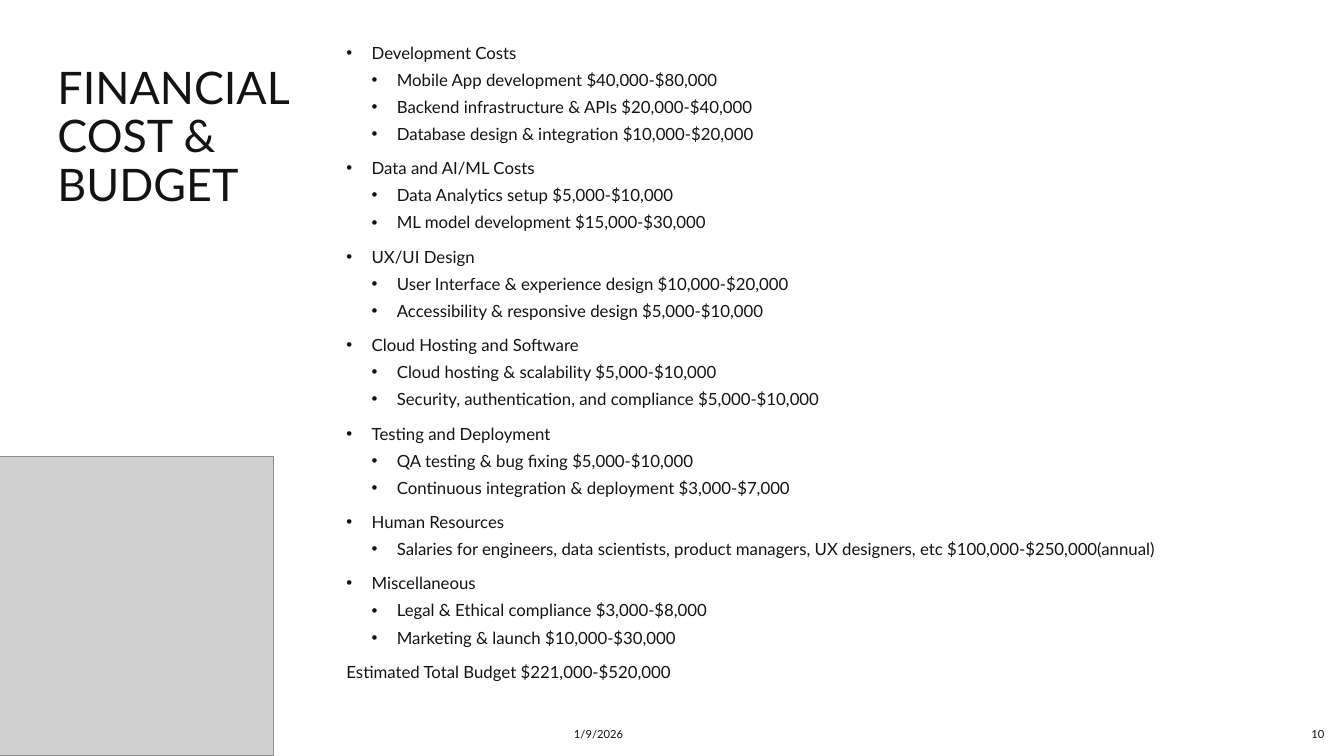
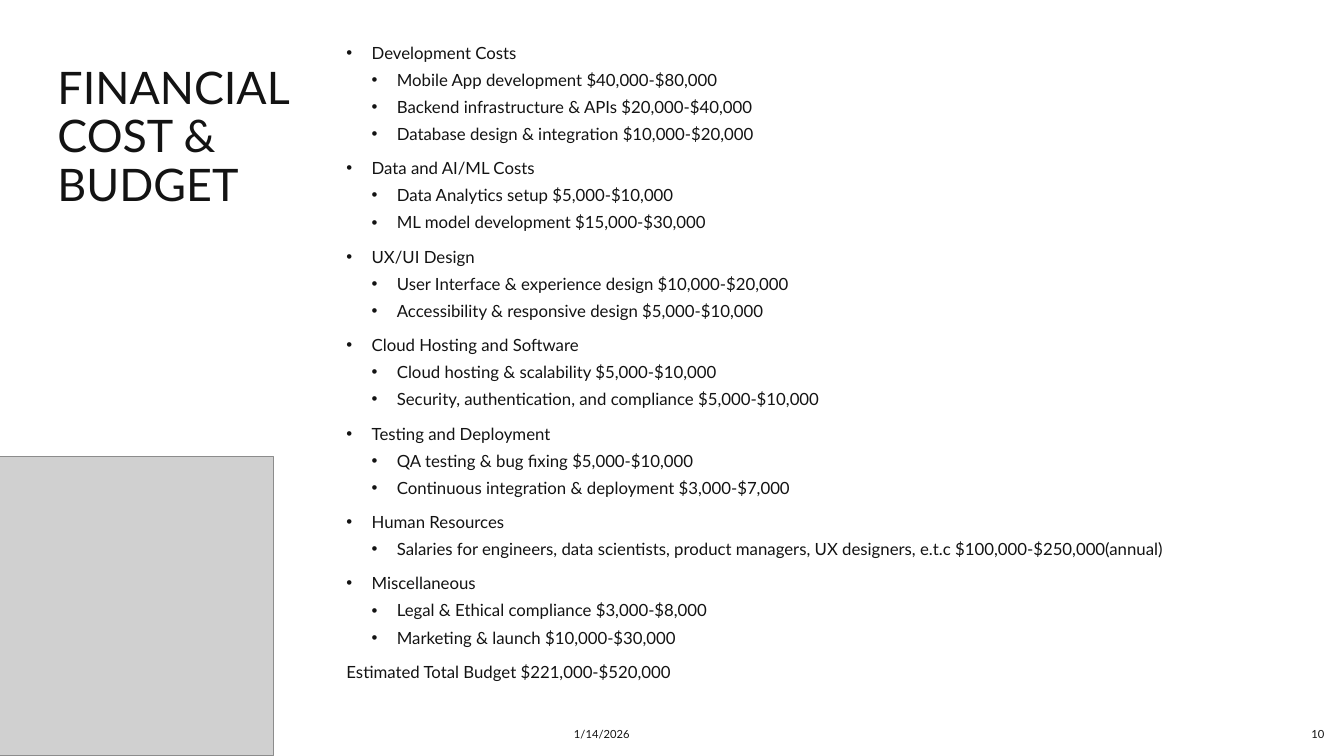
Before and after one commit to pajeeokoth/fashion-insta, a slide deck: slide 10 of Fashion-insta.pptx. Drawn at 1344x756 pixels with LibreOffice and Linux fonts; fonts in the diff are those of the drawing; grey boxes stand for pictures. Boxes give left, top, right and bottom in pixels: in the first picture for what was removed or moved away, otherwise in the second. Text is boxed around its words. In the diff, an @@ line names an element or a change of style, - is before the commit and + after.

```diff
--- a/Fashion-insta.pptx
+++ b/Fashion-insta.pptx
@@ text at (x1=397, y1=541, x2=1162, y2=558): text changed @@
-  • Salaries for engineers, data scientists, product managers, UX designers, etc $100,000-$250,000(annual)
+  • Salaries for engineers, data scientists, product managers, UX designers, e.t.c $100,000-$250,000(annual)
@@ text at (x1=574, y1=730, x2=630, y2=739): text changed @@
-1/9/2026
+1/14/2026
```
Also in this commit, not shown: 22 other slides changed, 2 slides added, 2 slides removed, 1 other file.
